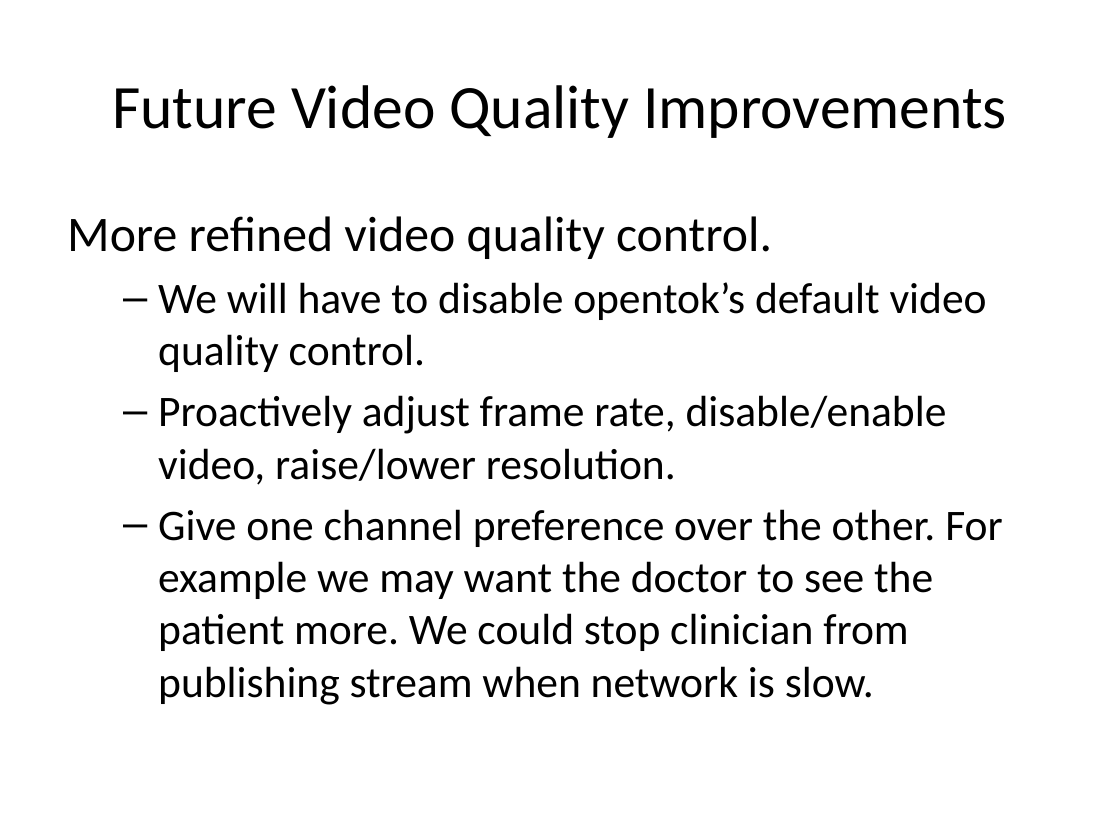
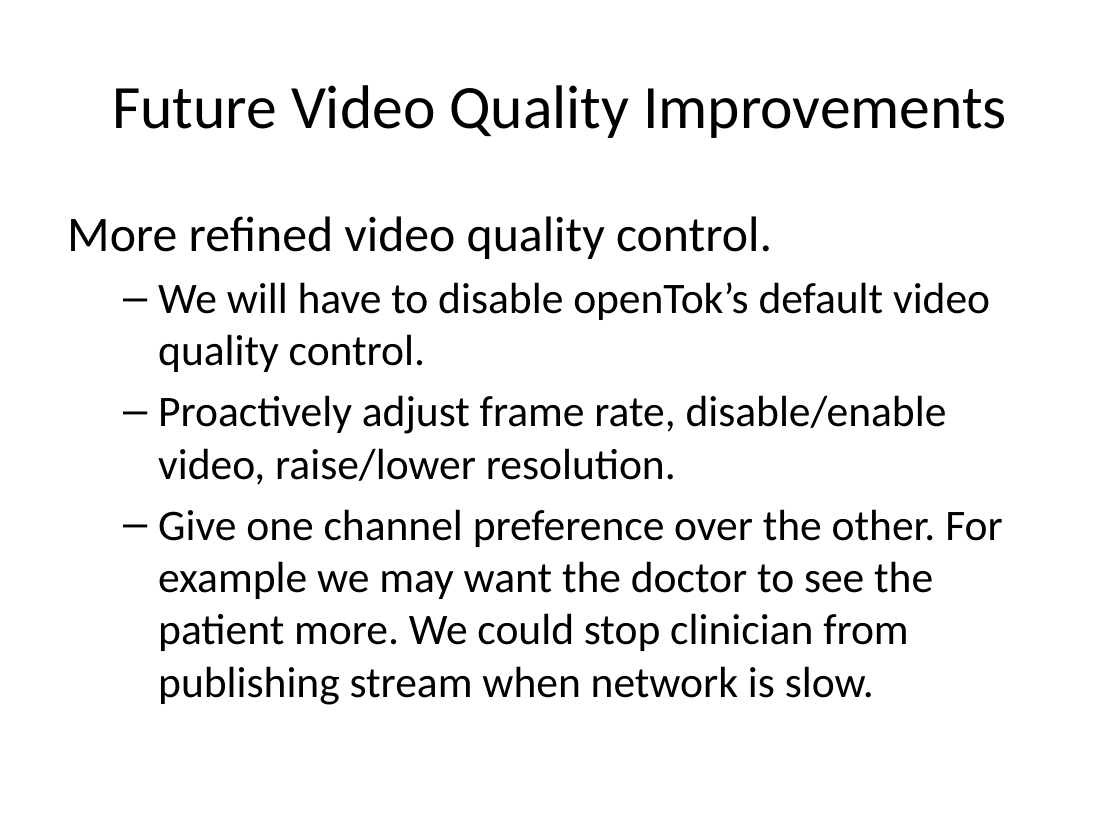
Before and after one commit to LukeZhao/misc, a slide deck: slide 16 of opentokvideofix/OpenTok Issues and Solutions.pptx. Drawn at 1120x840 pixels with LibreOffice and Linux fonts; fonts in the diff are those of the drawing. Boxes give left, top, right and bottom in pixels: in the first picture for what was removed or moved away, otherwise in the second. Text is boxed around its words. In the diff, an @@ line names an element or a change of style, - is before the commit and + after.

```diff
--- a/opentokvideofix/OpenTok Issues and Solutions.pptx
+++ b/opentokvideofix/OpenTok Issues and Solutions.pptx
@@ text at <box>158,282,990,372</box>: text changed @@
-  – We will have to disable opentok’s default video quality control.
+  – We will have to disable openTok’s default video quality control.
```
Also in this commit, not shown: 8 other slides changed.
